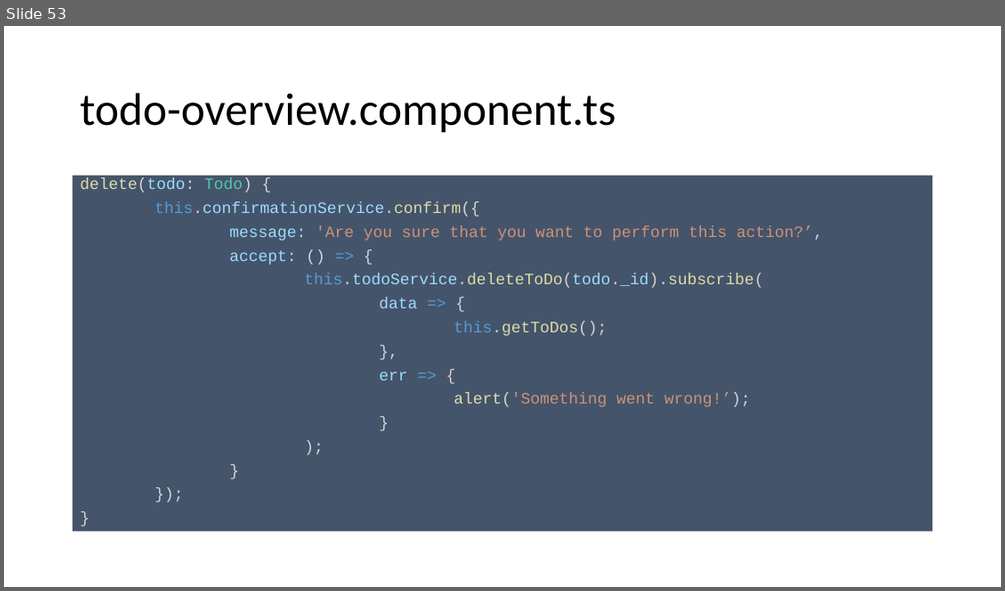
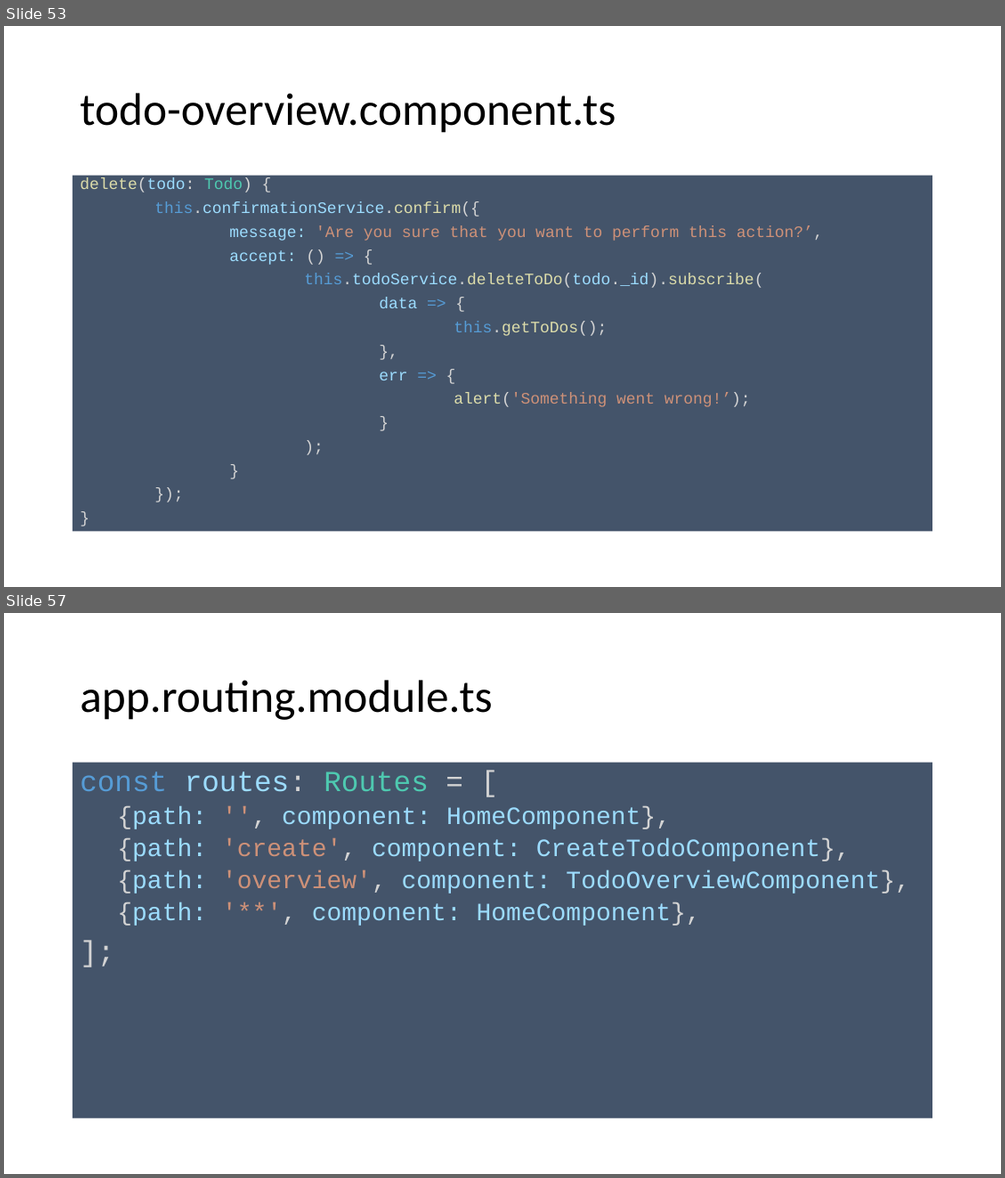
Before and after one commit to spirit-coding/todo-app-aj33349, a slide deck: Angular2.pptx. Shown one above the other, each under a label of ours: slide 53 before the commit, slides 53 and 57 after it; the slides between them are not shown. The pictures are 1005x591 and 1005x1178 pixels, drawn with LibreOffice and Linux fonts; fonts in the diff are those of the drawing. Boxes give left, top, right and bottom in pixels: in the first picture for what was removed or moved away, otherwise in the second. Text is boxed around its words. In the diff, an @@ line names an element or a change of style, - is before the commit and + after.

```diff
--- a/Angular2.pptx
+++ b/Angular2.pptx
@@ slide 57 added at (4, 613, 1001, 1174), background #FFFFFF @@
@@ title added at (80, 680, 492, 720), 44 pt, text #000000 @@
+app.routing.module.ts
@@ text added at (73, 763, 933, 1119), fill #44546A, 24 pt, text #9CDCFE @@
+const routes: Routes = [
+  {path: '', component: HomeComponent},
+  {path: 'create', component: CreateTodoComponent},
+  {path: 'overview', component: TodoOverviewComponent},
+  {path: '**', component: HomeComponent},
+];
```
Also in this commit, not shown: 1 slide changed, 11 other slides added, 8 other files.
